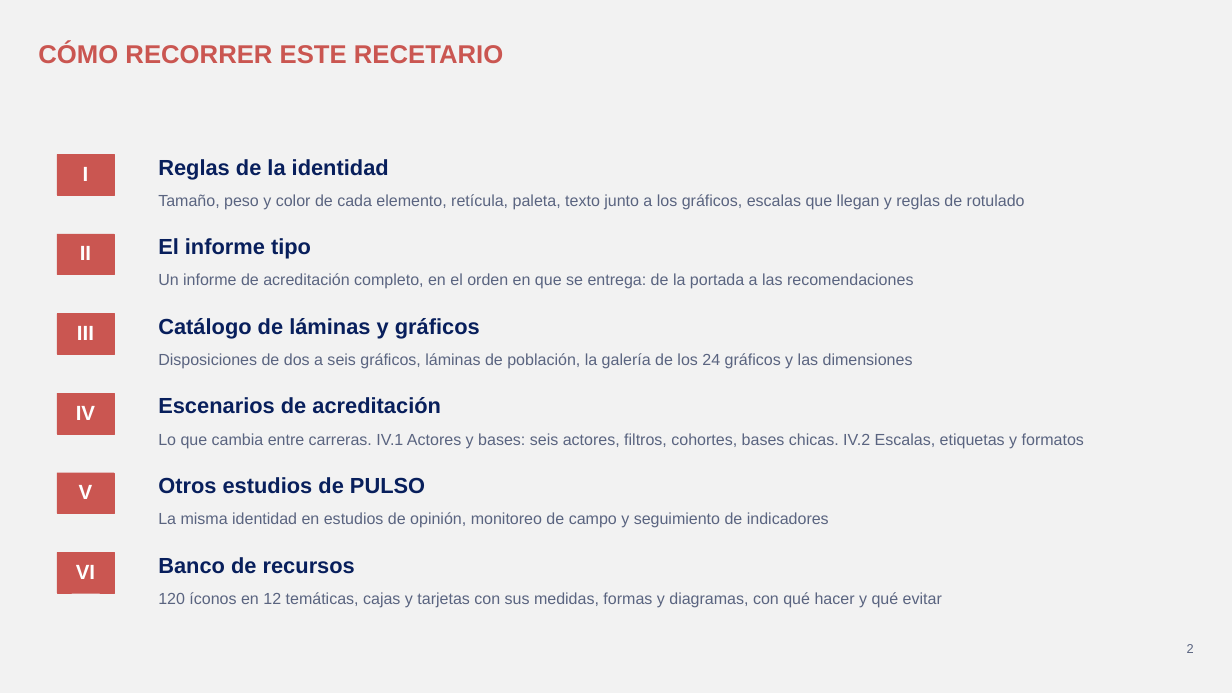
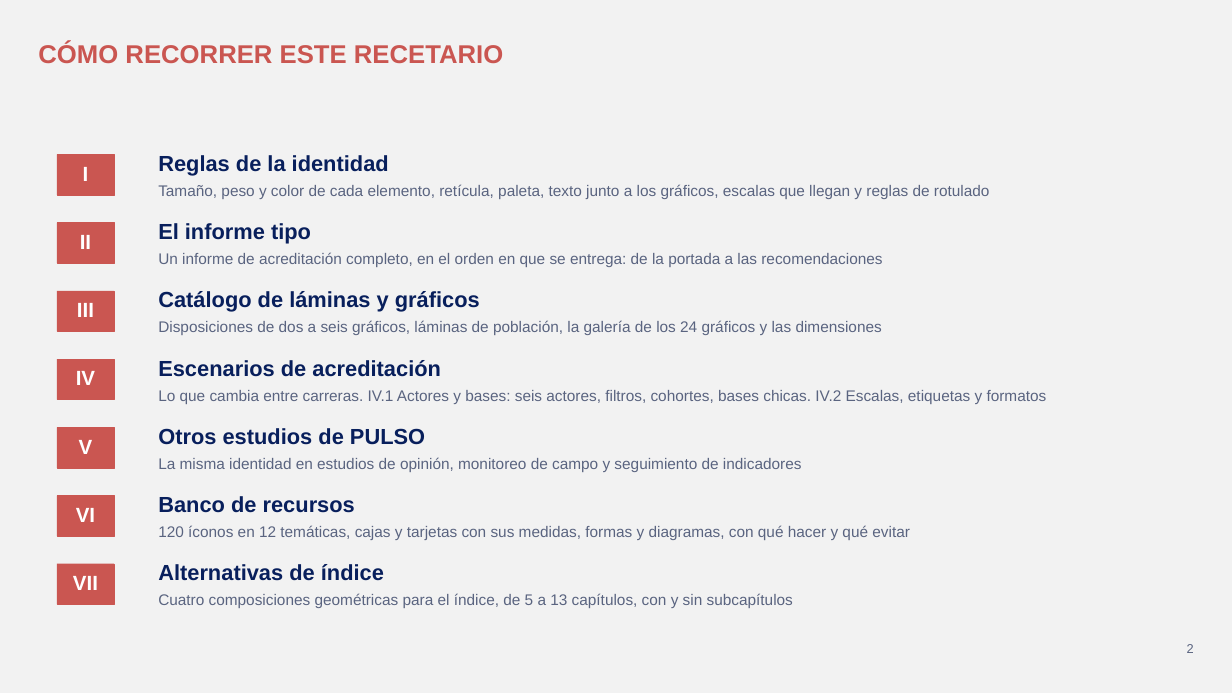
Before and after one commit to GonzaloAlmendariz/prosecnur-app, a slide deck: slide 2 of docs/qa/motor-ppt-2026-10-06/4-recetario/recetario-fiel.pptx. Drawn at 1232x693 pixels with LibreOffice and Linux fonts; fonts in the diff are those of the drawing; background and template pictures are left out. Boxes give left, top, right and bottom in pixels: in the first picture for what was removed or moved away, otherwise in the second. Text is boxed around its words. In the diff, an @@ line names an element or a change of style, - is before the commit and + after.

```diff
--- a/docs/qa/motor-ppt-2026-10-06/4-recetario/recetario-fiel.pptx
+++ b/docs/qa/motor-ppt-2026-10-06/4-recetario/recetario-fiel.pptx
@@ text "Reglas de la identidad": place and size @@
-text "Reglas de la identidad" at box(158, 159, 389, 179)
+text "Reglas de la identidad" at box(158, 155, 389, 176)
@@ text "Tamaño, peso y color de ...": place and size @@
-text "Tamaño, peso y color de ..." at box(158, 194, 1025, 210)
+text "Tamaño, peso y color de ..." at box(158, 184, 990, 199)
@@ text "II": place and size @@
-text "II" at box(80, 246, 91, 260)
+text "II" at box(80, 235, 91, 249)
@@ rectangle: place and size @@
-rectangle at box(56, 234, 114, 274)
+rectangle at box(56, 223, 114, 263)
@@ text "El informe tipo": place and size @@
-text "El informe tipo" at box(158, 238, 311, 259)
+text "El informe tipo" at box(158, 223, 311, 244)
@@ text "Un informe de acreditación completo, ...": place and size @@
-text "Un informe de acreditación completo, ..." at box(158, 273, 913, 289)
+text "Un informe de acreditación completo, ..." at box(158, 252, 882, 267)
@@ text "III": place and size @@
-text "III" at box(77, 326, 94, 340)
+text "III" at box(77, 303, 94, 317)
@@ rectangle: place and size @@
-rectangle at box(56, 313, 114, 354)
+rectangle at box(56, 291, 114, 332)
@@ text "Catálogo de láminas y gráficos": place and size @@
-text "Catálogo de láminas y gráficos" at box(158, 318, 480, 339)
+text "Catálogo de láminas y gráficos" at box(158, 291, 480, 312)
@@ text "Disposiciones de dos a seis ...": place and size @@
-text "Disposiciones de dos a seis ..." at box(158, 353, 913, 369)
+text "Disposiciones de dos a seis ..." at box(158, 320, 882, 335)
@@ text "Escenarios de acreditación": place and size @@
-text "Escenarios de acreditación" at box(158, 397, 441, 414)
+text "Escenarios de acreditación" at box(158, 360, 441, 377)
@@ text "IV": place and size @@
-text "IV" at box(76, 406, 95, 420)
+text "IV" at box(76, 371, 95, 385)
@@ rectangle: place and size @@
-rectangle at box(56, 393, 114, 433)
+rectangle at box(56, 360, 114, 400)
@@ text "Lo que cambia entre carreras. ...": place and size @@
-text "Lo que cambia entre carreras. ..." at box(158, 433, 1084, 449)
+text "Lo que cambia entre carreras. ..." at box(158, 390, 1047, 404)
@@ text "Otros estudios de PULSO": place and size @@
-text "Otros estudios de PULSO" at box(158, 477, 425, 494)
+text "Otros estudios de PULSO" at box(158, 428, 425, 445)
@@ text "V": place and size @@
-text "V" at box(79, 485, 93, 499)
+text "V" at box(79, 440, 93, 454)
@@ rectangle: place and size @@
-rectangle at box(56, 473, 114, 514)
+rectangle at box(56, 427, 114, 468)
@@ text "La misma identidad en estudios ...": place and size @@
-text "La misma identidad en estudios ..." at box(158, 512, 829, 528)
+text "La misma identidad en estudios ..." at box(158, 457, 802, 472)
@@ 2 texts, 1 rectangle: place and size @@
-2 texts, 1 rectangle at box(56, 553, 355, 593)
+2 texts, 1 rectangle at box(56, 495, 355, 536)
@@ size 12.5 to 12 pt in 6 elements at box(158, 184, 990, 199), box(158, 252, 882, 267), box(158, 320, 882, 335), box(158, 390, 1047, 404), box(158, 457, 802, 472), box(158, 525, 910, 540) @@
@@ text "120 íconos en 12 temáticas, ...": place and size @@
-text "120 íconos en 12 temáticas, ..." at box(158, 592, 942, 608)
+text "120 íconos en 12 temáticas, ..." at box(158, 525, 910, 540)
@@ rectangle added at box(56, 564, 114, 604), fill #CA5651, outline #CA5651 0.25 pt @@
@@ text added at box(158, 564, 384, 581), 17 pt, text #081F5C, bold @@
+Alternativas de índice
@@ text added at box(73, 576, 98, 590), 16 pt, text #FFFFFF, bold @@
+VII
@@ text added at box(158, 593, 793, 608), 12 pt, text #5A6480 @@
+Cuatro composiciones geométricas para el índice, de 5 a 13 capítulos, con y sin subcapítulos
```
Also in this commit, not shown: 38 other slides changed, 25 slides added, 23 other files.
